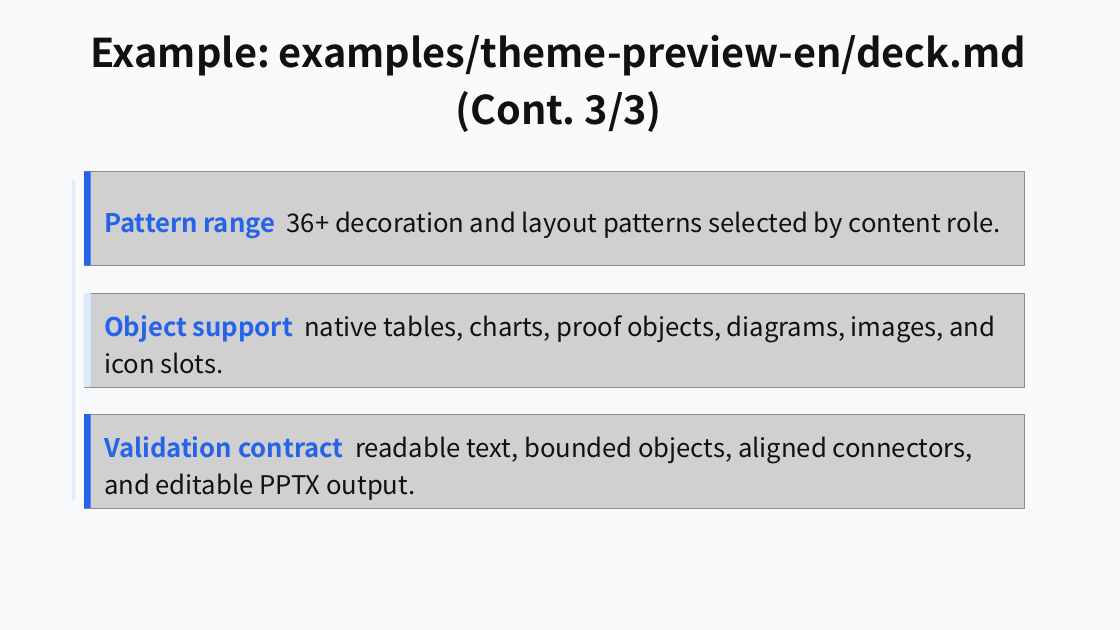
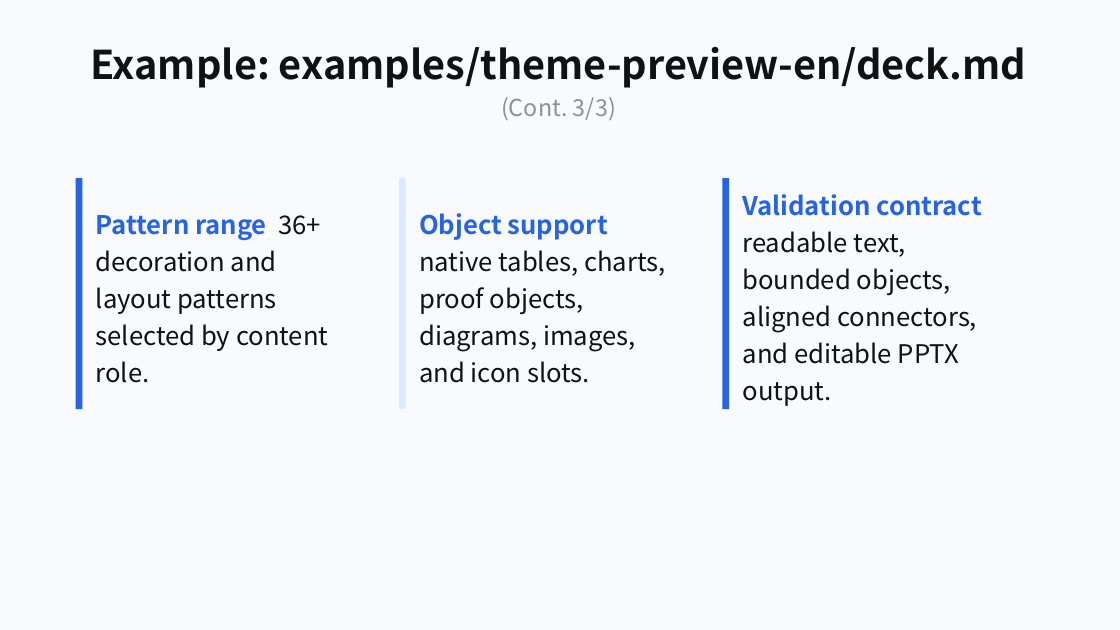
Before and after one commit to ch040602/mdpr-skill, a slide deck: slide 33 of artifacts/mdpr-vs-skill/mdpr-baseline-result.pptx. Drawn at 1120x630 pixels with LibreOffice and Linux fonts; fonts in the diff are those of the drawing; grey boxes stand for pictures. Boxes give left, top, right and bottom in pixels: in the first picture for what was removed or moved away, otherwise in the second. Text is boxed around its words. In the diff, an @@ line names an element or a change of style, - is before the commit and + after.

```diff
--- a/artifacts/mdpr-vs-skill/mdpr-baseline-result.pptx
+++ b/artifacts/mdpr-vs-skill/mdpr-baseline-result.pptx
@@ text "Example: examples/theme-preview-en/deck.md (Cont. 3/3)" at box(90, 47, 1026, 120): size 34 to 20 pt, text colour #111111 to #919191, bold off in "(Cont. 3/3)" @@
@@ rectangle: place and size @@
-rectangle at box(84, 171, 91, 266)
+rectangle at box(76, 178, 82, 409)
@@ picture removed at box(84, 171, 1025, 266) @@
@@ rectangle added at box(399, 178, 406, 409), fill #DBEAFE @@
@@ rectangle added at box(723, 178, 729, 409), fill #2563EB @@
@@ rectangle removed at box(72, 180, 76, 500) @@
@@ text "Pattern range 36+ decoration and ..." rewrapped from box(104, 211, 1001, 238) to box(96, 215, 328, 383) @@
@@ text "Object support native tables, charts, ..." rewrapped from box(104, 315, 995, 374) to box(419, 213, 665, 383) @@
@@ text "Validation contract readable text, bounded ..." rewrapped from box(104, 436, 973, 500) to box(743, 194, 982, 406) @@
@@ picture removed at box(84, 293, 1025, 387) @@
@@ rectangle removed at box(84, 293, 91, 387) @@
@@ picture removed at box(84, 414, 1025, 508) @@
@@ rectangle removed at box(84, 414, 91, 508) @@
```
Also in this commit, not shown: 21 other slides changed, 12 other files.
